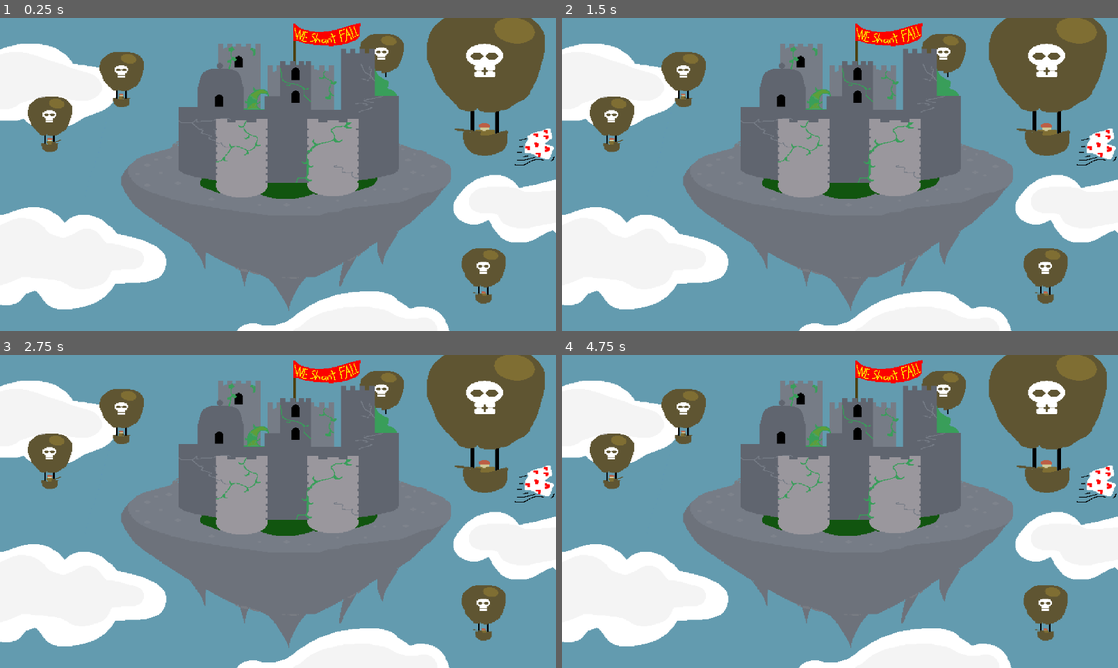
Above: before the commit, frames 1-4 (two rows, left to right).
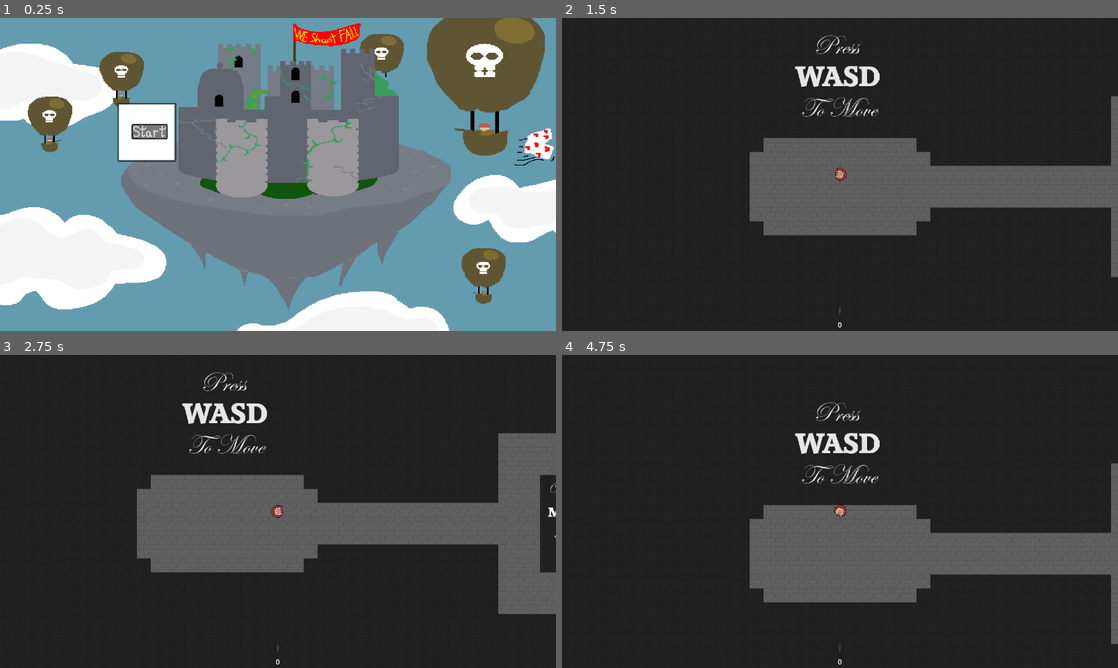
Above: after the commit, the same moments.

Repository: Fourcoogs/Free-Fall
Game: Godot game, scene res://Levels/mainMenu.tscn
Same seed, same stepped clock (60 frames per second), same inputs: the game is played once before the commit and once after it. The engine's default icon, where the game draws it, is replaced by a stand-in: a white triangle on a blue panel in a dark square.
Inputs (mouse positions are in pixels of both pictures, inside the frame that each line leads up to; where the layout moved, square brackets give the same spot in the first picture):
- Up to frame 1 (0.25 s): no input
- Up to frame 2 (1.5 s): click (706, 133) [706, 149] at 0.5 s; click (706, 149) at 1.25 s, where only the run before the commit has a clickable "Play"
- Up to frame 3 (2.75 s): tap Enter at 2 s; move the mouse to (400, 495) at 2.02 s; press the mouse at (400, 495) at 2.03 s; hold D (Right) from 2.03 s (still down)
- Up to frame 4 (4.75 s): move the mouse to (728, 527) at 2.77 s; release D (Right) at 2.78 s; release the mouse at (728, 527) at 2.78 s; hold S (Down) 2.78-3.53 s; tap 1 (Select_1) at 2.85 s; move the mouse to (895, 442) at 3.52 s; hold D (Right) 3.53-4.28 s; tap 2 (Select_2) at 3.6 s; tap Escape (Reset) at 4.25 s; move the mouse to (812, 574) at 4.27 s; hold W (Up) from 4.28 s (still down); tap 3 (Select_3) at 4.35 s

The runs differ from the first frame. In frame 1, 2.0% of the frame differs, in the area x 21-32%, y 27-46%; in frame 2, 98%; in frame 3, 98%; in frame 4, 99%, in the area x 0-100%, y 0-100%.

Commit message:
main menu done

Diff:
--- a/Game Assets/Managers/LevelManager.gd
+++ b/Game Assets/Managers/LevelManager.gd
@@ -1,7 +1,7 @@
 extends Node
 class_name LevelManager
 
-var currentLevel = 0
+var currentLevel = -1
 var preloadedLevelArray = null
 
 static var _instance: LevelManager
@@ -22,13 +22,13 @@
 
 func Reset():
 	preloadedLevelArray = ["res://Levels/level_1.tscn",
-	"res://Levels/level_2.tscn", "res://Levels/level_3.tscn"]
+	"res://Levels/level_2.tscn", "res://Levels/level_3.tscn","res://Levels/level_4.tscn"]
 
 	Engine.get_main_loop().change_scene_to_file(preloadedLevelArray[currentLevel])
 
 func nextLevel():
 	preloadedLevelArray = ["res://Levels/level_1.tscn",
-	"res://Levels/level_2.tscn", "res://Levels/level_3.tscn"]
+	"res://Levels/level_2.tscn", "res://Levels/level_3.tscn","res://Levels/level_4.tscn"]
 
 	currentLevel = currentLevel + 1
 
--- a/Levels/mainMenu.tscn
+++ b/Levels/mainMenu.tscn
@@ -1,7 +1,8 @@
-[gd_scene load_steps=3 format=3 uid="uid://bmnfnagrbqs5n"]
+[gd_scene load_steps=4 format=3 uid="uid://bmnfnagrbqs5n"]
 
 [ext_resource type="Script" path="res://Levels/main_menu.gd" id="1_1003y"]
 [ext_resource type="Texture2D" uid="uid://b5hwi5210ipfn" path="res://Art Assets/mainMenu4.png" id="1_kot73"]
+[ext_resource type="Texture2D" uid="uid://ciekcalh6qhi5" path="res://Art Assets/Start_Button.png" id="3_8hcnk"]
 
 [node name="Node2D2" type="Node2D"]
 script = ExtResource("1_1003y")
@@ -19,11 +20,11 @@
 texture = ExtResource("1_kot73")
 expand_mode = 1
 
-[node name="Button" type="Button" parent="."]
-offset_left = 285.0
-offset_top = 277.0
-offset_right = 374.0
-offset_bottom = 325.0
-text = "Play"
+[node name="Button" type="Button" parent="CanvasLayer"]
+offset_left = 270.0
+offset_top = 195.0
+offset_right = 406.0
+offset_bottom = 331.0
+icon = ExtResource("3_8hcnk")
 
-[connection signal="pressed" from="Button" to="." method="_on_button_pressed"]
+[connection signal="pressed" from="CanvasLayer/Button" to="." method="_on_button_pressed"]
